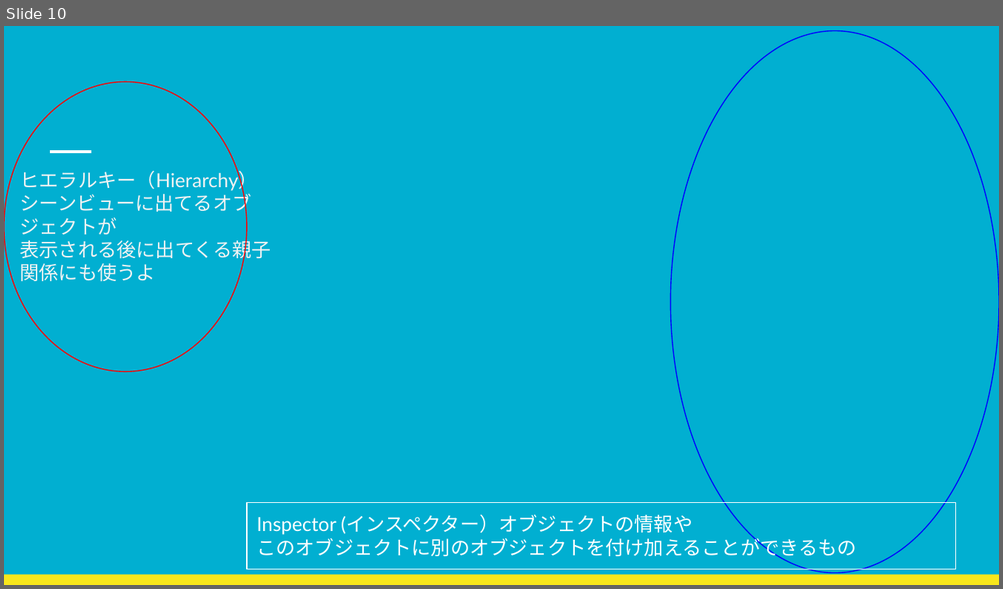
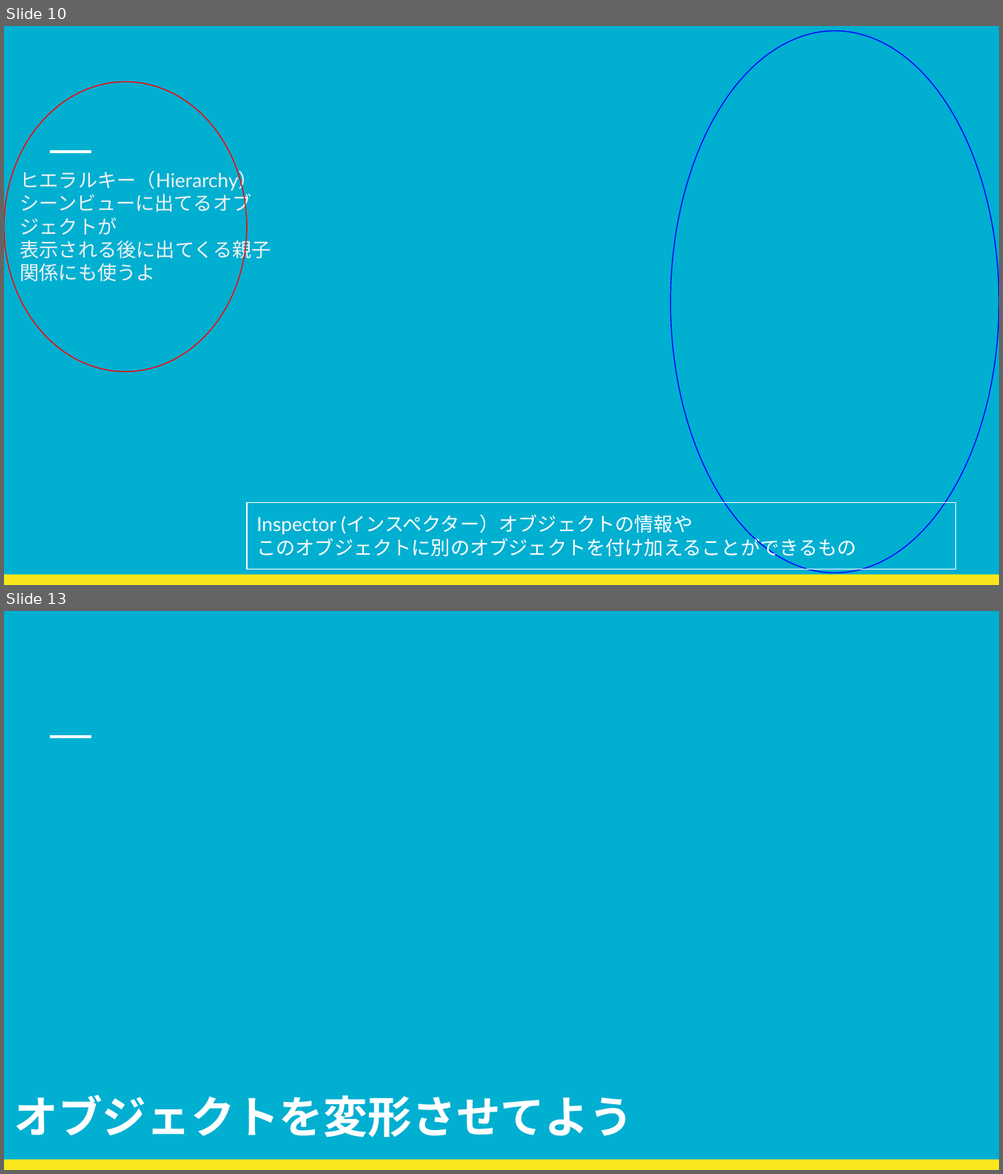
Before and after one commit to Natsuki262/PPT, a slide deck: Unitｙとはなにか.pptx. Shown one above the other, each under a label of ours: slide 10 before the commit, slides 10 and 13 after it; the slides between them are not shown. The pictures are 1003x589 and 1003x1174 pixels, drawn with LibreOffice and Linux fonts; fonts in the diff are those of the drawing; background and template pictures are left out. Boxes give left, top, right and bottom in pixels: in the first picture for what was removed or moved away, otherwise in the second. Text is boxed around its words. In the diff, an @@ line names an element or a change of style, - is before the commit and + after.

Commit message:
オブジェクト変形させる説明書き出し

```diff
--- a/Unitｙとはなにか.pptx
+++ b/Unitｙとはなにか.pptx
@@ slide 13 added at (4, 611, 999, 1170), background #01AFD1; not listed: 2 template elements that a slide beside it also shows @@
@@ title added at (14, 1095, 633, 1138), 32 pt, text #FFFFFF, bold @@
+オブジェクトを変形させてよう
```
Also in this commit, not shown: 1 slide changed, 2 other slides added, 1 slide removed.
